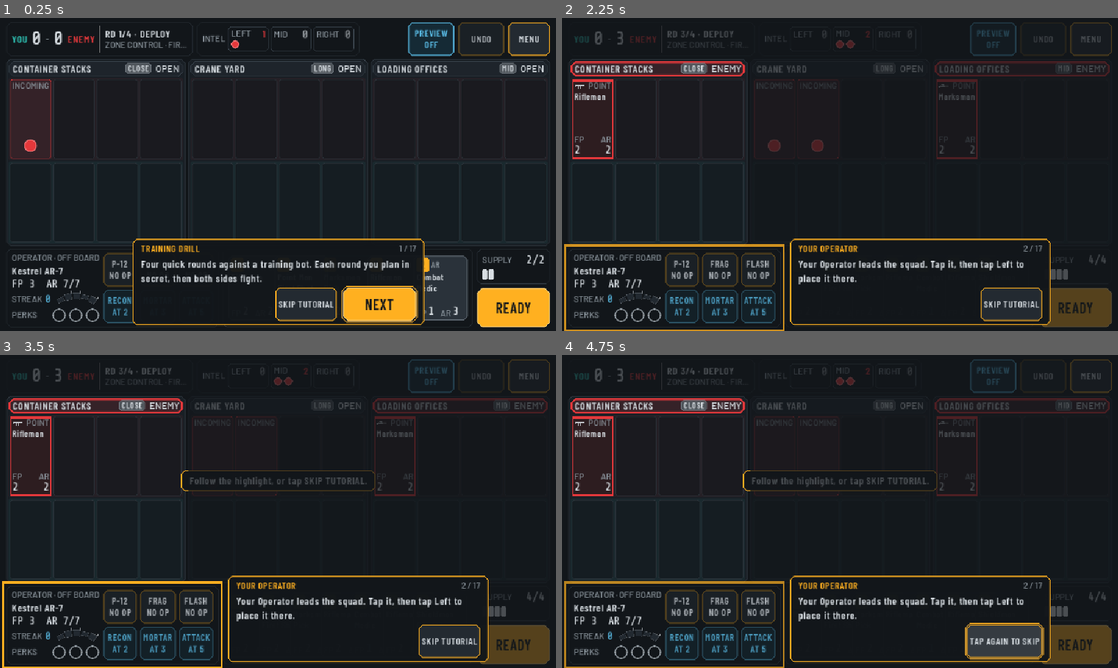
Above: before the commit, frames 1-4 (two rows, left to right).
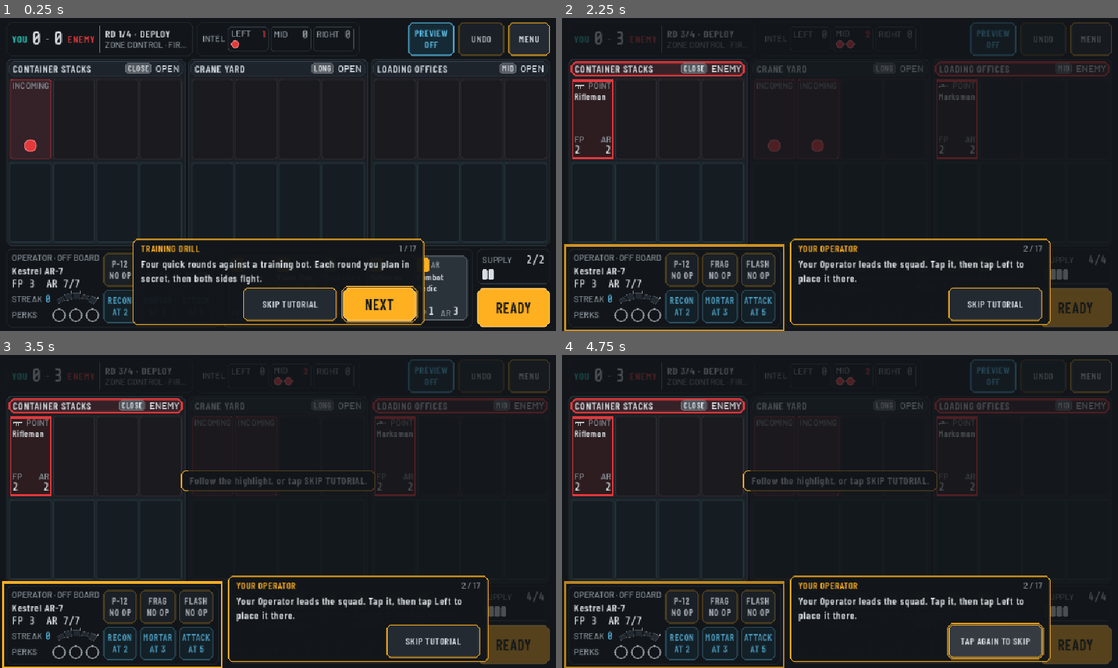
Above: after the commit, the same moments.

Repository: DeVoTeD-Qc/Gamestudio
Game: Godot game, scene res://scenes/tutorial/Tutorial.tscn
Two runs of this game, one before a commit and one after it. Both use one fixed random seed, a clock stepped at 60 frames per second and the inputs below. This scene is started directly instead of the project's main scene.
Inputs:
- Up to frame 1 (0.25 s): no input
- Up to frame 2 (2.25 s): click "READY" at 0.5 s; click "READY" at 1.25 s; click "NEXT" at 2 s
- Up to frame 3 (3.5 s): click "PREVIEW OFF" at 2.75 s
- Up to frame 4 (4.75 s): click "MENU" at 3.5 s; click "SKIP TUTORIAL" at 4.25 s

The runs differ from the first frame. In frame 1, 0.3% of the frame differs, in the area x 43-60%, y 86-97%; in frame 2, 0.3%; in frame 3, 0.3%; in frame 4, 0.6%, in the area x 69-86%, y 85-98%.

Commit message:
p15: scripted, skippable tutorial match
TutorialScript/TutorialStep data (CardDB-registered), a TutorialDirector
over the real Match with a TutorialMatchController subclass (stacked
draws, scripted enemy, input locks), coach overlay with highlights,
17 steps over 4 rounds teaching deploy, firefight, streak and the Recon
Drone call-in; skip and completion stored. 7 tests incl. full tap-through
at iPhone and desktop sizes (most files landed in earlier WIP commits).

Co-Authored-By: Claude Opus 5.5 <noreply@anthropic.com>
Claude-Session: https://claude.ai/code/session_01JmVwVgoeVTdNBC1RfBf5V4

Diff:
--- a/projects/killstreak/source/project-killstreak/scenes/tutorial/Tutorial.tscn
+++ b/projects/killstreak/source/project-killstreak/scenes/tutorial/Tutorial.tscn
@@ -80,7 +80,7 @@
 
 [node name="SkipButton" type="Button" parent="CoachOverlay/CoachCard/Column/Buttons" groups=["tap_target"]]
 unique_name_in_owner = true
-custom_minimum_size = Vector2(0, 64)
+custom_minimum_size = Vector2(180, 64)
 layout_mode = 2
 theme_type_variation = &"HudButton"
 text = "SKIP TUTORIAL"
Not shown, added: projects/killstreak/qa/screenshots/p15-1-operator-844x390@3x.png
Not shown, added: projects/killstreak/qa/screenshots/p15-2-deploy-lane-844x390@3x.png
Not shown, added: projects/killstreak/qa/screenshots/p15-3-firefight-844x390@3x.png
Not shown, added: projects/killstreak/qa/screenshots/p15-4-call-in-drone-844x390@3x.png
Not shown, added: projects/killstreak/qa/screenshots/p15-5-drone-intel-844x390@3x.png
Not shown, added: projects/killstreak/qa/screenshots/p15-6-drill-complete-844x390@3x.png
